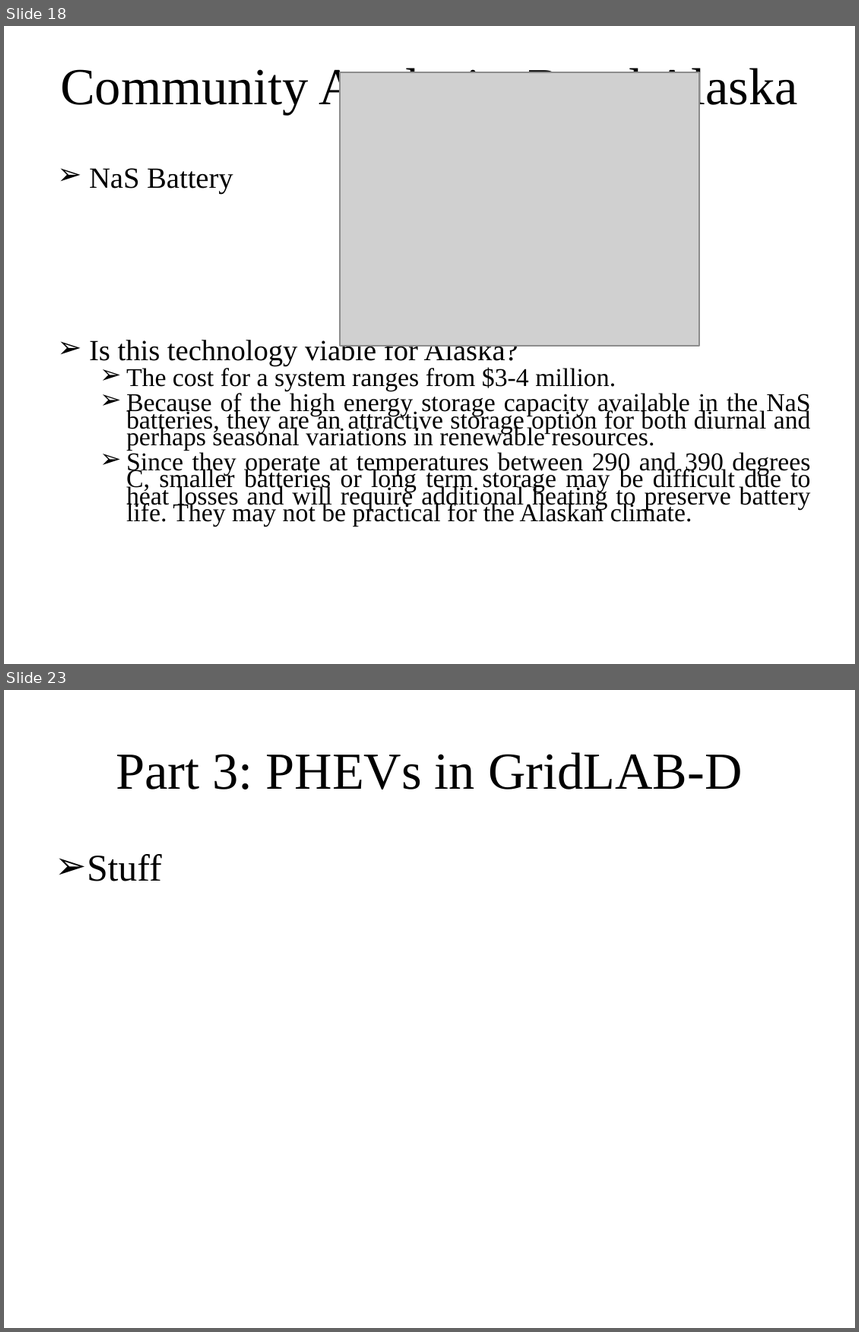
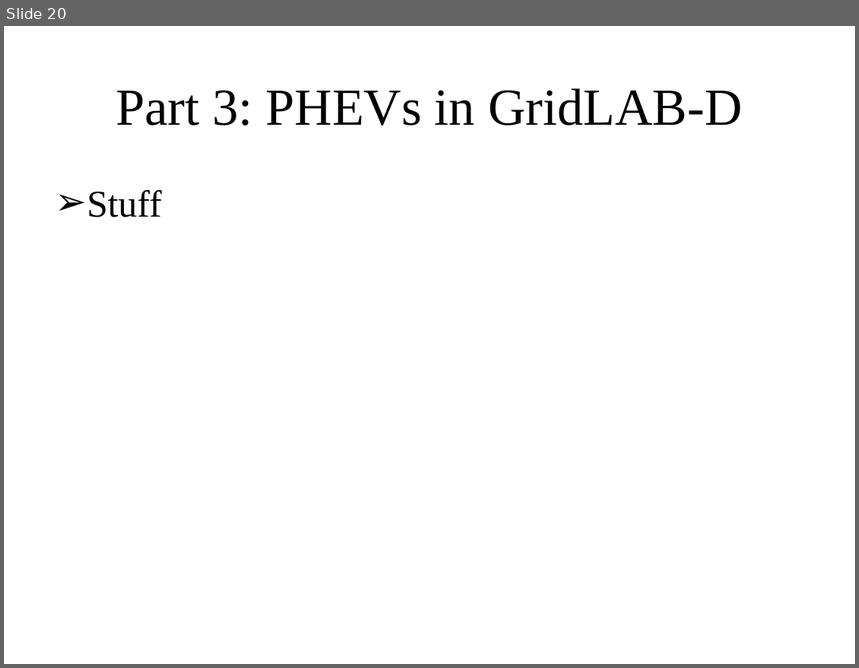
Before and after one commit to gridlab-d/course, a slide deck: Distribution_Analysis_Course/4.0 - Energy_Storage_and_PHEVs.ppt. Shown one above the other, each under a label of ours: slides 18 and 23 before the commit, slide 20 after it; the slides between them are not shown. The pictures are 859x1332 and 859x668 pixels, drawn with LibreOffice and Linux fonts; fonts in the diff are those of the drawing; grey boxes stand for pictures. Boxes give left, top, right and bottom in pixels: in the first picture for what was removed or moved away, otherwise in the second. Text is boxed around its words. In the diff, an @@ line names an element or a change of style, - is before the commit and + after.

```diff
--- a/Distribution_Analysis_Course/4.0 - Energy_Storage_and_PHEVs.ppt
+++ b/Distribution_Analysis_Course/4.0 - Energy_Storage_and_PHEVs.ppt
@@ slide 18 removed at (x1=4, y1=26, x2=855, y2=664), background #FFFFFF @@
@@ title removed at (x1=60, y1=63, x2=798, y2=114) @@
-Community Analysis: Rural Alaska
@@ picture removed at (x1=340, y1=73, x2=699, y2=346) @@
@@ text removed at (x1=89, y1=168, x2=811, y2=526) @@
-➢ NaS Battery
-➢ Is this technology viable for Alaska?
-  ➢ The cost for a system ranges from $3-4 million.
-  ➢ Because of the high energy storage capacity available in the NaS batteries, they are an attractive storage option for both diurnal and perhaps seasonal variations in renewable resources.
-  ➢ Since they operate at temperatures between 290 and 390 degrees C, smaller batteries or long term storage may be difficult due to heat losses and will require additional heating to preserve battery life. They may not be practical for the Alaskan climate.
@@ what was slide 23 is now slide 20 @@
```
Also in this commit, not shown: 11 slides changed, 4 slides added, 6 other slides removed.
